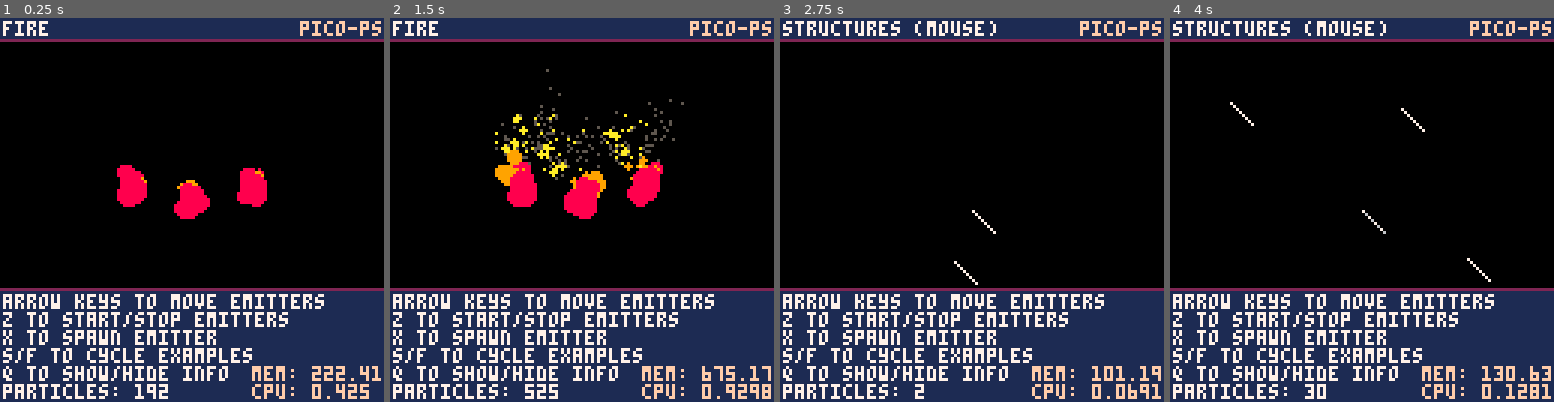
Above: before the commit, frames 1-4 (left to right).
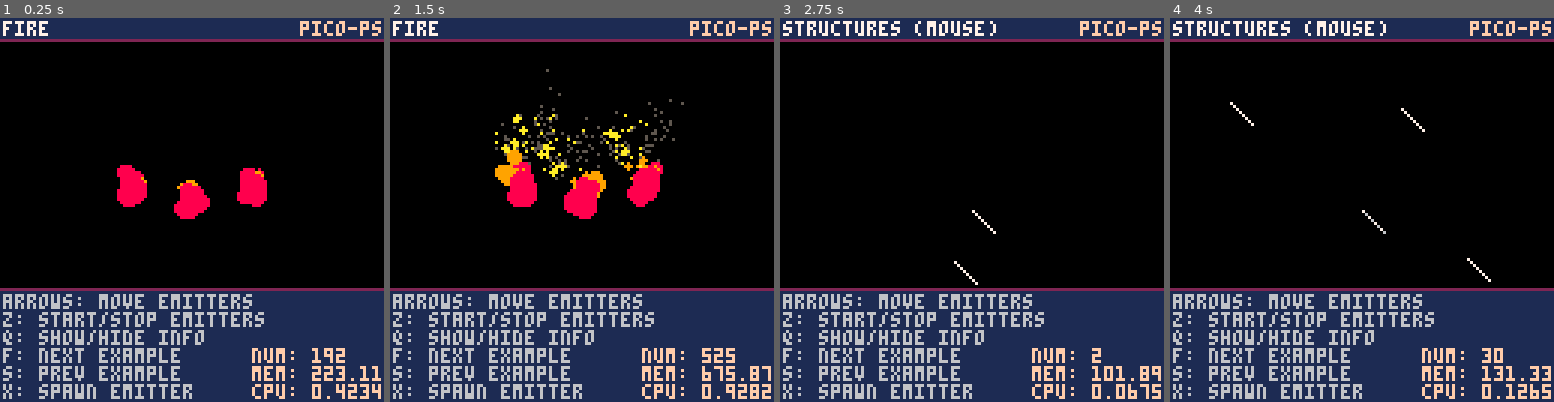
Above: after the commit, the same moments.

Repository: MaxwellDexter/pico-ps
Game: PICO-8 cartridge ps-demo.p8
Two runs of this game, one before a commit and one after it. Both use one fixed random seed, a clock stepped at 60 frames per second and the inputs below.
Inputs (mouse positions are in pixels of both pictures, inside the frame that each line leads up to):
- Up to frame 1 (0.25 s): no input
- Up to frame 2 (1.5 s): tap X (X key) at 0.33, 1.07 s; click (670, 121) at 0.67 s; tap O (Z key) at 0.7 s; click (436, 267) at 1.22 s
- Up to frame 3 (2.75 s): hold Right 1.6-2.1 s; hold P2 Left 1.6-2.1 s; tap O (Z key) at 1.7, 2.1, 2.5 s; click (887, 114) at 1.77 s; tap X (X key) at 1.85 s; hold Up 2.15-2.42 s; hold P2 Down 2.15-2.42 s; click (952, 259) at 2.32 s; hold Right from 2.47 s (still down); hold P2 Left from 2.47 s (still down)
- Up to frame 4 (4 s): click (1404, 106) at 2.87 s; tap O (Z key) at 2.9, 3.3, 3.7 s; tap X (X key) at 2.97 s; release Right at 3.03 s; release P2 Left at 3.03 s; hold Left 3.08-3.58 s; hold P2 Right 3.08-3.58 s; click (1465, 256) at 3.42 s; hold Down 3.63-3.97 s; hold P2 Up 3.63-3.97 s; click (1231, 102) at 3.97 s

The runs differ from the first frame. In frame 1, 8.9% of the frame differs, in the area x 0-100%, y 71-100%; in frame 2, 8.9%; in frame 3, 8.7%; in frame 4, 8.9%.

Commit message:
Polished Demo Menu
- tweaked wording
- adjusted sizes of strings
- added tag

Diff:
--- a/ps-demo.p8
+++ b/ps-demo.p8
@@ -9,6 +9,7 @@
 
 -------------------------------------------------- globals
 show_demo_info = true
+show_dude = false
 my_emitters = nil
 emitter_type = 1
 emitters = {"fire", "water spout", "rain", "stars", "explosion (burst)", "confetti (burst)", "space warp", "amoebas", "portal", "whirly bird", "spiral galaxy monster", "structures (mouse)", "structures (arrows)"}
@@ -27,14 +28,20 @@
   line(0, 7, 128, 7, 2)
   rectfill(0, 91, 128, 128, 1)
   line(0, 90, 128, 90, 2)
-  print("arrow keys to move emitters", 1, 92, 7)
-  print("z to start/stop emitters", 1, 98, 7)
-  print("x to spawn emitter", 1, 104, 7)
-  print("s/f to cycle examples", 1, 110, 7)
-  print("q to show/hide info", 1, 116, 7)
-  print("particles: "..get_all_particles(), 1, 122, 7)
+  print("arrows: move emitters", 1, 92, 6)
+  print("z: start/stop emitters", 1, 98, 6)
+  print("q: show/hide info", 1, 104, 6)
+  print("f: next example", 1, 110, 6)
+  print("s: prev example", 1, 116, 6)
+  print("x: spawn emitter", 1, 122, 6)
+  print("num: "..get_all_particles(), 84, 110, 15)
   print("mem: "..stat(0), 84, 116, 15)
   print("cpu: "..stat(1), 84, 122, 15)
+  if (show_dude) then
+   print("😐♥", 113, 92, 14)
+  end
+ else
+  print("by max kearney", 72, 122, 5)
  end
  print(emitters[emitter_type], 1, 1, 7)
  print("pico-ps", 100, 1, 15)
@@ -163,6 +170,10 @@
  for e in all(my_emitters) do
   e.pos.x = e.pos.x + x
   e.pos.y = e.pos.y + y
+ end
+
+ if (btnp(4,1)) then
+  show_dude = not show_dude
  end
 
  if (btnp(0,1)) then
